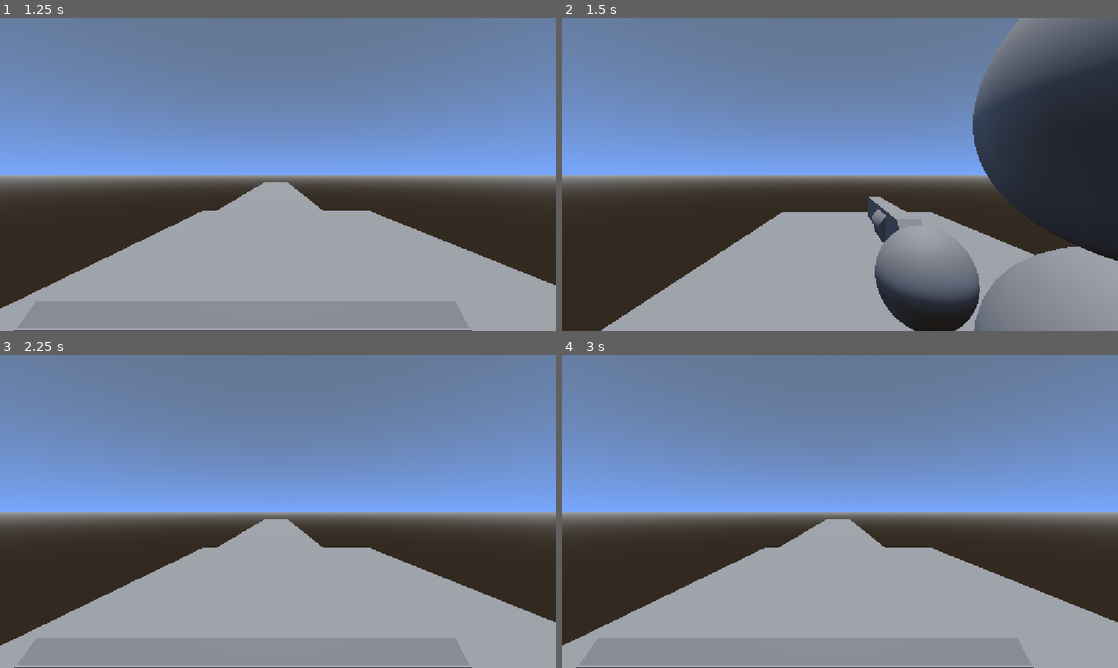
Above: before the commit, frames 1-4 (two rows, left to right).
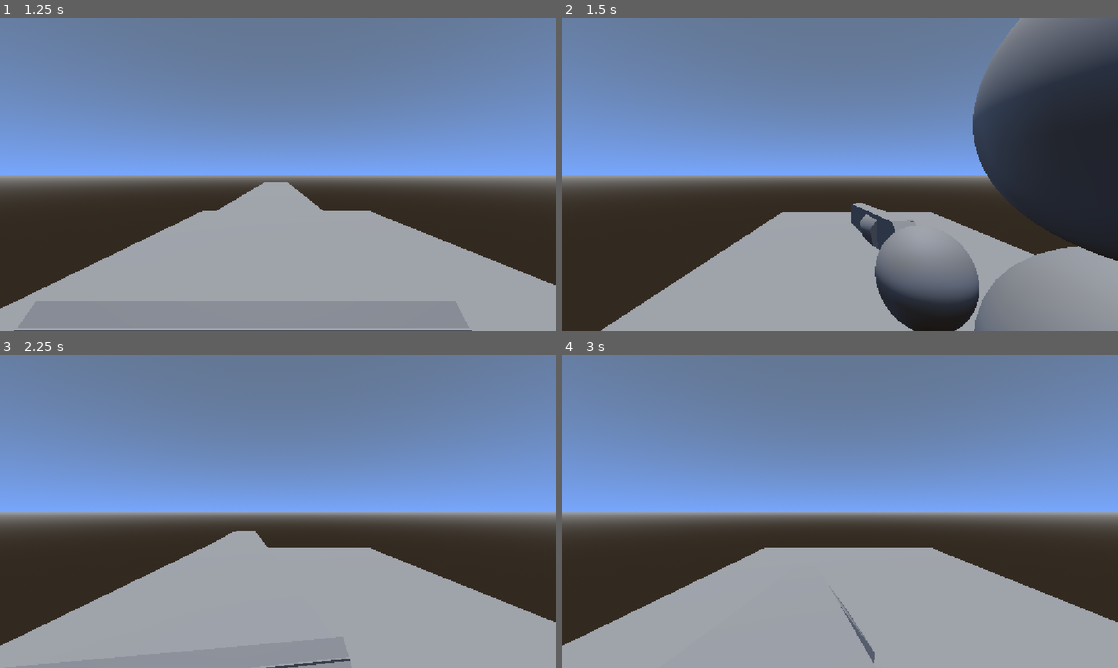
Above: after the commit, the same moments.

Repository: hestormii/Duel-Roguelike
Game: Godot game, scene res://scenes/test_world.tscn
Two runs of this game, one before a commit and one after it. Both use one fixed random seed, a clock stepped at 60 frames per second and the inputs below. The project has no main scene, so this scene is started directly.
Inputs (mouse positions are in pixels of both pictures, inside the frame that each line leads up to):
- Up to frame 1 (1.25 s): tap Enter at 0.5 s; move the mouse to (400, 158) at 0.52 s; hold W (WheelUp) from 0.53 s (still down)
- Up to frame 2 (1.5 s): tap Space at 1.25 s; move the mouse to (728, 190) at 1.27 s; release W (WheelUp) at 1.28 s; hold S (WheelDown) from 1.28 s (still down)
- Up to frame 3 (2.25 s): tap Enter at 2 s; move the mouse to (333, 442) at 2.02 s; release S (WheelDown) at 2.03 s; hold W (WheelUp) from 2.03 s (still down)
- Up to frame 4 (3 s): keep holding W (WheelUp); tap Space at 2.75 s; move the mouse to (812, 574) at 2.77 s

Frame 1 is identical in both runs. In frame 2, 0.8% of the frame differs, in the area x 52-76%, y 57-100%; in frame 3, 1.1%; in frame 4, 1.4%, in the area x 2-85%, y 52-100%.

Commit message:
Tried
Tried to make shooting(without bullets), did starting point for bullets and some fetching

Diff:
--- a/новый-игровой-проект/project.godot
+++ b/новый-игровой-проект/project.godot
@@ -13,6 +13,10 @@
 config/name="Gunslinger Roguelike"
 config/features=PackedStringArray("4.7", "Forward Plus")
 config/icon="res://icon.svg"
+
+[autoload]
+
+AmmoInventory="*uid://cmn0gtfhm5kx5"
 
 [display]
 
--- /dev/null
+++ b/новый-игровой-проект/resources/bullet_data.gd
@@ -0,0 +1,9 @@
+class_name BulletData extends Resource
+
+
+@export var id: StringName
+@export var display_name: String
+@export var damage: int
+#@export var effects: Array[StatusEffect]
+@export var icon: Texture2D
+@export var rarity: int
--- a/новый-игровой-проект/scenes/revolver.tscn
+++ b/новый-игровой-проект/scenes/revolver.tscn
@@ -1,6 +1,9 @@
 [gd_scene format=3 uid="uid://bmfccva6ss2md"]
 
+[ext_resource type="Script" uid="uid://dtrlegxhs6u1w" path="res://scripts/revolver.gd" id="1_37vaw"]
+
 [node name="Revolver" type="Node3D" unique_id=14257377]
+script = ExtResource("1_37vaw")
 
 [node name="body" type="Node3D" parent="." unique_id=1637426185]
 
--- /dev/null
+++ b/новый-игровой-проект/scenes/standart_bullet.gd
@@ -0,0 +1,4 @@
+extends Area3D
+
+
+@export var params: BulletData
--- /dev/null
+++ b/новый-игровой-проект/scenes/standart_bullet.tscn
@@ -0,0 +1,27 @@
+[gd_scene format=3 uid="uid://cn45doc5xscyx"]
+
+[ext_resource type="Script" uid="uid://dd1hs8y0p2c1b" path="res://scenes/standart_bullet.gd" id="1_35u3g"]
+[ext_resource type="Texture2D" uid="uid://bx40bofn7yy27" path="res://icon.svg" id="2_dphqc"]
+[ext_resource type="Script" uid="uid://by0bn2qng7ah5" path="res://resources/bullet_data.gd" id="3_imjty"]
+
+[sub_resource type="Resource" id="Resource_w6vxe"]
+script = ExtResource("3_imjty")
+id = &"BaseBullet"
+display_name = "StandartBullet"
+damage = 5
+icon = ExtResource("2_dphqc")
+metadata/_custom_type_script = "uid://by0bn2qng7ah5"
+
+[sub_resource type="SphereShape3D" id="SphereShape3D_g4v7s"]
+
+[sub_resource type="SphereMesh" id="SphereMesh_g4v7s"]
+
+[node name="StandartBullet" type="Area3D" unique_id=391012196]
+script = ExtResource("1_35u3g")
+params = SubResource("Resource_w6vxe")
+
+[node name="CollisionShape3D" type="CollisionShape3D" parent="." unique_id=1688436373]
+shape = SubResource("SphereShape3D_g4v7s")
+
+[node name="MeshInstance3D" type="MeshInstance3D" parent="." unique_id=1659788845]
+mesh = SubResource("SphereMesh_g4v7s")
--- /dev/null
+++ b/новый-игровой-проект/scripts/AmmoInventory.gd
@@ -0,0 +1,29 @@
+# res://scripts/ammo_inventory.gd — Autoload name: "AmmoInventory"
+extends Node
+
+var stock: Dictionary = {} # BulletData -> int
+
+func add(bullet: BulletData, amount: int = 1) -> void:
+	stock[bullet] = stock.get(bullet, 0) + amount
+
+func remove(bullet: BulletData, amount: int = 1) -> void:
+	if not stock.has(bullet):
+		return
+	stock[bullet] = max(0, stock[bullet] - amount)
+	if stock[bullet] == 0:
+		stock.erase(bullet)
+
+func draw_random() -> BulletData:
+	var total := 0
+	for count in stock.values():
+		total += count
+	if total == 0:
+		return null
+	var roll := randi() % total
+	var running := 0
+	for bullet in stock.keys():
+		running += stock[bullet]
+		if roll < running:
+			remove(bullet, 1)
+			return bullet
+	return null
--- a/новый-игровой-проект/scripts/player_test.gd
+++ b/новый-игровой-проект/scripts/player_test.gd
@@ -4,13 +4,25 @@
 @onready var at_pistol: Marker3D = $Positions/at_pistol
 @onready var at_head: Marker3D = $Positions/at_head
 var at_head_view: bool = true
+@onready var hand: Area3D = $hand
+@onready var revolver: Node3D = $hand/Revolver
 
+@export var pitch_limit_deg: float = 12.0
+@export var yaw_limit_deg: float = 8.0
+@export var aim_sensitivity: float = 0.05
+
+var aim_offset := Vector2.ZERO
 
 func _ready() -> void:
+	revolver.fired.connect(_on_revolver_fired)
 	camera_3d.global_position = at_head.global_position
+
 
 func _process(_delta: float) -> void:
 	chage_view()
+	if not at_head_view:
+		hand.rotation_degrees.y = aim_offset.x
+		hand.rotation_degrees.x = aim_offset.y
 
 
 func chage_view():
@@ -20,3 +32,24 @@
 	elif Input.is_action_just_pressed("WheelDown") and at_head_view == false:
 		camera_3d.global_position = at_head.global_position
 		at_head_view = true
+
+
+func _unhandled_input(event: InputEvent) -> void:
+	if event is InputEventMouseMotion and not at_head_view:
+		aim_offset.x = clamp(aim_offset.x - event.relative.x * aim_sensitivity, -yaw_limit_deg, yaw_limit_deg)
+		aim_offset.y = clamp(aim_offset.y - event.relative.y * aim_sensitivity, -pitch_limit_deg, pitch_limit_deg)
+
+
+func _on_revolver_fired(bullet: BulletData, hit_result: Dictionary) -> void:
+	if bullet == null:
+		return # play dry-fire click sfx
+	if hit_result.is_empty():
+		return # missed entirely
+
+	var hit_area: Area3D = hit_result.collider
+	var multiplier := 1.0
+	for group_name in ["Head", "Body", "Hand"]:
+		if hit_area.is_in_group(group_name):
+			multiplier = {"Head": 3.0, "Body": 1.0, "Hand": 0.5}[group_name]
+			break
+	var final_damage := bullet.damage * multiplier
--- a/новый-игровой-проект/scripts/revolver.gd
+++ b/новый-игровой-проект/scripts/revolver.gd
@@ -1,13 +1,36 @@
+# revolver.gd
 extends Node3D
 
+const CYLINDER_SIZE := 6
+signal fired(bullet: BulletData, hit_result: Dictionary)
 
-var barrel: Array = []
+var chambers: Array[BulletData] = []
+var current_index: int = 0
 
+@onready var muzzle: Marker3D = $Marker3D
 
 func _ready() -> void:
-	pass # Replace with function body.
+	chambers.resize(CYLINDER_SIZE)
 
+func reload() -> void:
+	for i in CYLINDER_SIZE:
+		if chambers[i] == null:
+			chambers[i] = AmmoInventory.draw_random()
 
-# Called every frame. 'delta' is the elapsed time since the previous frame.
-func _process(delta: float) -> void:
-	pass
+func shoot() -> void:
+	var bullet: BulletData = chambers[current_index]
+	chambers[current_index] = null
+	current_index = (current_index + 1) % CYLINDER_SIZE
+
+	if bullet == null:
+		fired.emit(null, {})  # dry click, no bullet
+		return
+
+	var from := muzzle.global_position
+	var to := from - muzzle.global_transform.basis.z * 100.0
+	var query := PhysicsRayQueryParameters3D.create(from, to)
+	query.collide_with_areas = true
+	query.collide_with_bodies = false
+
+	var result := get_world_3d().direct_space_state.intersect_ray(query)
+	fired.emit(bullet, result)
Not shown, added: новый-игровой-проект/resources/bullet_data.gd.uid
Not shown, added: новый-игровой-проект/scenes/standart_bullet.gd.uid
Not shown, added: новый-игровой-проект/scripts/AmmoInventory.gd.uid
